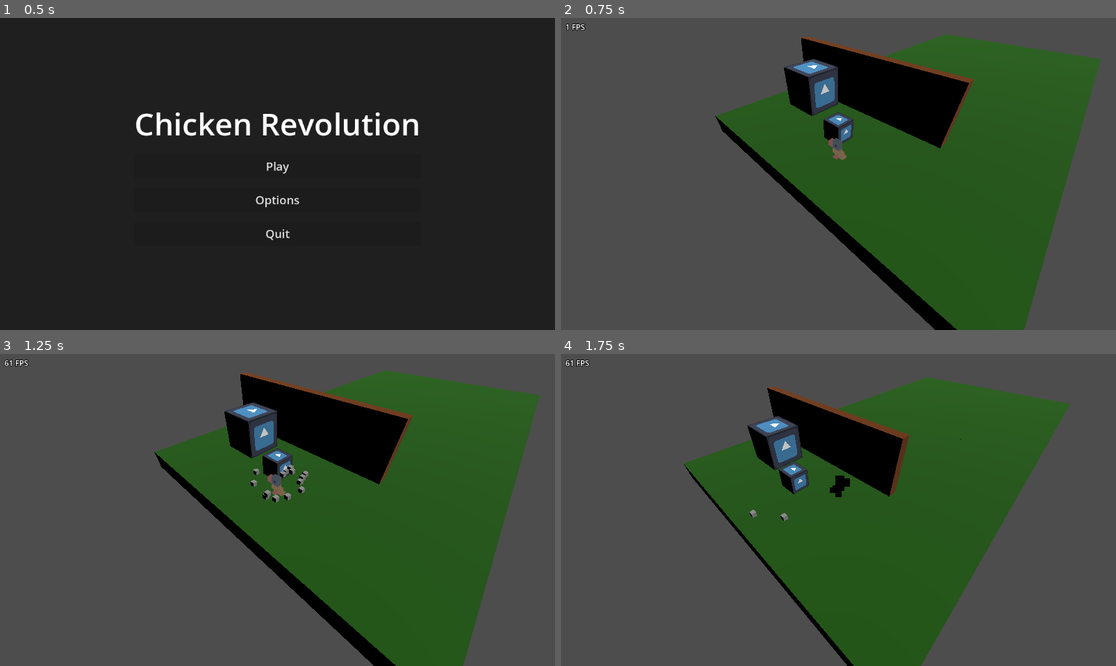
Above: before the commit, frames 1-4 (two rows, left to right).
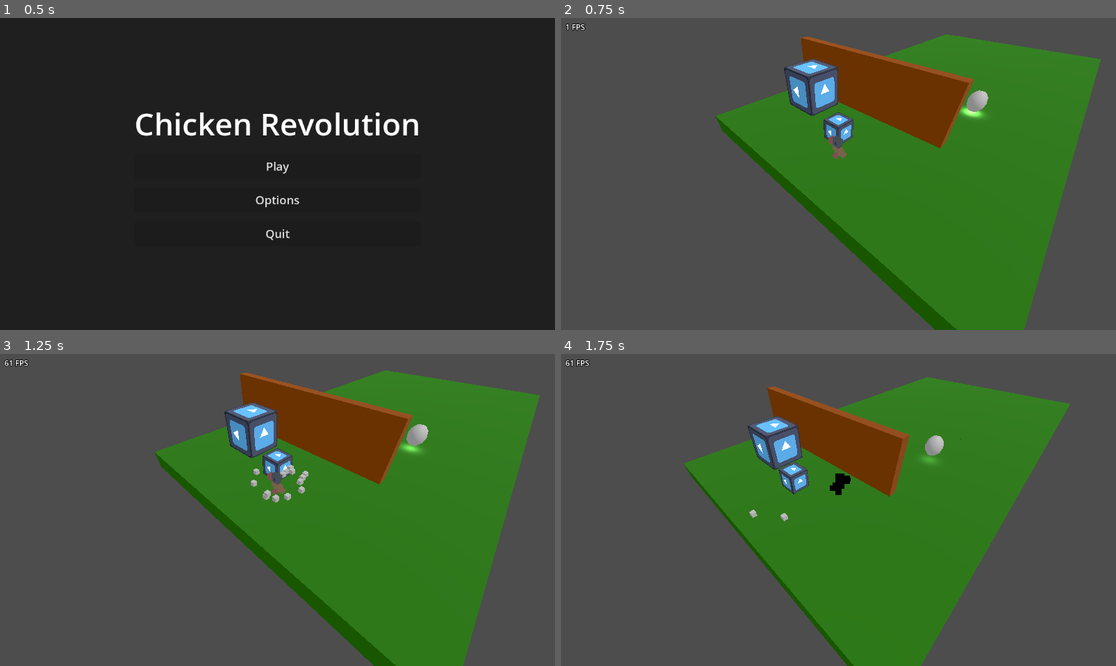
Above: after the commit, the same moments.

Repository: williammartinek22/Chicken-Revolution
Game: Godot game, scene res://MainMenu.tscn
Two runs of this game, one before a commit and one after it. Both use one fixed random seed, a clock stepped at 60 frames per second and the inputs below. The engine's default icon, where the game draws it, is replaced by a stand-in: a white triangle on a blue panel in a dark square.
Inputs:
- Up to frame 1 (0.5 s): no input
- Up to frame 2 (0.75 s): click "Play" at 0.5 s
- Up to frame 3 (1.25 s): no input
- Up to frame 4 (1.75 s): tap Enter at 1.25 s; hold D (ui_right) from 1.28 s (still down); hold Ctrl from 1.28 s (still down); tap Space (ui_accept) at 1.52 s

Frame 1 is identical in both runs. In frame 2, 41% of the frame differs, in the area x 27-98%, y 5-100%; in frame 3, 41%; in frame 4, 37%.

Commit message:
Added interactable egg, updated lighting

Diff:
--- a/CharacterController.gd
+++ b/CharacterController.gd
@@ -89,3 +89,6 @@
 	# Look in the direction it is moving
 	if has_node("PlayerOrigin"):
 		$PlayerOrigin.rotation.y = lerp_angle($PlayerOrigin.rotation.y, atan2(-lastDirection.x, -lastDirection.z), delta * 20)
+
+func obtain_egg():
+	print("Egg obtained!")
--- a/PauseMenu.gd
+++ b/PauseMenu.gd
@@ -4,7 +4,7 @@
 
 func _ready():
 	print("PauseMenu ready - Starting setup")
-	process_mode = Node.PROCESS_MODE_WHEN_PAUSED
+	#process_mode = Node.PROCESS_MODE_WHEN_PAUSED
 	$Control.hide()
 	is_paused = false
 	print("PauseMenu setup complete")
--- /dev/null
+++ b/egg.gd
@@ -0,0 +1,6 @@
+extends Area3D
+
+func _on_body_entered(body: Node3D) -> void:
+	if body.name == "Player":
+			body.obtain_egg()
+			queue_free()
--- a/project.godot
+++ b/project.godot
@@ -48,6 +48,11 @@
 }
 pause={
 "deadzone": 0.5,
-"events": [Object(InputEventKey,"resource_local_to_scene":fa …(125 unchanged characters)… ":false,"pressed":false,"keycode":4194305,"physical_keycode":4194305,"key_label":4194305,"unicode":0,"echo":false,"script":null)
+"events": [Object(InputEventKey,"resource_local_to_scene":fa …(125 unchanged characters)… ":false,"pressed":false,"keycode":4194306,"physical_keycode":0,"key_label":0,"unicode":0,"location":0,"echo":false,"script":null)
 ]
 }
+
+[rendering]
+
+renderer/rendering_method="gl_compatibility"
+renderer/rendering_method.mobile="gl_compatibility"
--- a/test.tscn
+++ b/test.tscn
@@ -1,10 +1,12 @@
-[gd_scene load_steps=19 format=3 uid="uid://ssk7yox0b3d8"]
+[gd_scene load_steps=24 format=3 uid="uid://ssk7yox0b3d8"]
 
 [ext_resource type="Texture2D" uid="uid://dsdim4tb0ned1" path="res://icon.svg" id="1_abspe"]
 [ext_resource type="Script" path="res://Isometric_Camera.gd" id="2_gx15l"]
 [ext_resource type="Script" path="res://CharacterController.gd" id="3_sgdm3"]
 [ext_resource type="PackedScene" uid="uid://bnbo0qjw4dg5u" path="res://game/player/chicken_1.gltf" id="4_s0qe2"]
 [ext_resource type="Script" path="res://FPS_counter.gd" id="5_ewcrj"]
+[ext_resource type="PackedScene" uid="uid://bluldnvxtyocv" path="res://PauseMenu.tscn" id="6_du12h"]
+[ext_resource type="Script" path="res://egg.gd" id="7_jih3g"]
 
 [sub_resource type="BoxShape3D" id="BoxShape3D_pve6w"]
 size = Vector3(15, 1, 15)
@@ -37,14 +39,8 @@
 
 [sub_resource type="ButtonGroup" id="ButtonGroup_ttqqm"]
 
-[sub_resource type="CapsuleShape3D" id="CapsuleShape3D_rqxx4"]
-radius = 0.001
-height = 0.002
-
-[sub_resource type="StandardMaterial3D" id="StandardMaterial3D_mgcn2"]
-albedo_color = Color(1, 0.329412, 0.992157, 1)
-albedo_texture = ExtResource("1_abspe")
-albedo_texture_msdf = true
+[sub_resource type="BoxShape3D" id="BoxShape3D_nhxi0"]
+size = Vector3(0.8, 0.8, 0.8)
 
 [sub_resource type="ParticleProcessMaterial" id="ParticleProcessMaterial_fumi6"]
 emission_shape_offset = Vector3(0, -0.2, 0)
@@ -68,8 +64,55 @@
 
 [sub_resource type="BoxMesh" id="BoxMesh_4mqb6"]
 
-[sub_resource type="BoxShape3D" id="BoxShape3D_nhxi0"]
-size = Vector3(0.8, 0.8, 0.8)
+[sub_resource type="SphereShape3D" id="SphereShape3D_syu7g"]
+
+[sub_resource type="Animation" id="Animation_6kd0e"]
+resource_name = "egg_animation"
+loop_mode = 1
+tracks/0/type = "value"
+tracks/0/imported = false
+tracks/0/enabled = true
+tracks/0/path = NodePath("CSGSphere3D:position")
+tracks/0/interp = 1
+tracks/0/loop_wrap = true
+tracks/0/keys = {
+"times": PackedFloat32Array(0, 0.5, 0.966667),
+"transitions": PackedFloat32Array(1, 1, 1),
+"update": 0,
+"values": [Vector3(0, 0, 0), Vector3(0, 0.387679, 0), Vector3(0, 0, 0)]
+}
+tracks/1/type = "position_3d"
+tracks/1/imported = false
+tracks/1/enabled = true
+tracks/1/path = NodePath("OmniLight3D")
+tracks/1/interp = 1
+tracks/1/loop_wrap = true
+tracks/1/keys = PackedFloat32Array(0.0105691, 1, 0, 0, 0, 0.510569, 1, 0, 0.387679, 0, 0.977236, 1, 0, 0, 0)
+
+[sub_resource type="Animation" id="Animation_34oew"]
+length = 0.001
+tracks/0/type = "value"
+tracks/0/imported = false
+tracks/0/enabled = true
+tracks/0/path = NodePath("CSGSphere3D:position")
+tracks/0/interp = 1
+tracks/0/loop_wrap = true
+tracks/0/keys = {
+"times": PackedFloat32Array(0),
+"transitions": PackedFloat32Array(1),
+"update": 0,
+"values": [Vector3(0, 0, 0)]
+}
+
+[sub_resource type="AnimationLibrary" id="AnimationLibrary_unkjs"]
+_data = {
+"RESET": SubResource("Animation_34oew"),
+"egg_animation": SubResource("Animation_6kd0e")
+}
+
+[sub_resource type="Environment" id="Environment_tkhwu"]
+ambient_light_source = 3
+ambient_light_color = Color(1, 1, 1, 1)
 
 [node name="Test" type="Node3D"]
 
@@ -127,10 +170,12 @@
 material = SubResource("StandardMaterial3D_gppt0")
 
 [node name="Pivot" type="Node3D" parent="."]
+visible = false
 script = ExtResource("2_gx15l")
 
 [node name="Camera3D" type="Camera3D" parent="Pivot"]
 transform = Transform3D(0.707107, 0.5, -0.5, 0, 0.707107, 0.707107, 0.707107, -0.5, 0.5, -5, 5, 5)
+visible = false
 
 [node name="Control" type="Control" parent="Pivot"]
 visible = false
@@ -162,19 +207,18 @@
 transform = Transform3D(1, 0, 0, 0, 0.508681, 0.860955, 0, -0.860955, 0.508681, 0, 18.2237, 13.5717)
 
 [node name="Player" type="CharacterBody3D" parent="."]
-transform = Transform3D(1, 0, 0, 0, 1, 0, 0, 0, 1, -3, 0.5, 1)
-visible = false
+transform = Transform3D(1, 0, 0, 0, 1, 0, 0, 0, 1, -5, 0.5, 0)
 script = ExtResource("3_sgdm3")
 
 [node name="CollisionShape3D" type="CollisionShape3D" parent="Player"]
-shape = SubResource("CapsuleShape3D_rqxx4")
-
-[node name="CSGCylinder3D" type="CSGCylinder3D" parent="Player"]
-material = SubResource("StandardMaterial3D_mgcn2")
-
-[node name="Camera3D" type="Camera3D" parent="Player"]
-transform = Transform3D(0.707107, 0.5, -0.5, 0, 0.707107, 0.707107, 0.707107, -0.5, 0.5, -5, 5, 5)
-current = true
+transform = Transform3D(1, 0, 0, 0, 1, 0, 0, 0, 1, 0, -0.5, 0)
+shape = SubResource("BoxShape3D_nhxi0")
+
+[node name="PlayerOrigin" type="Node3D" parent="Player"]
+transform = Transform3D(1, 0, 0, 0, 1, 0, 0, 0, 1, 0, -1, 0)
+
+[node name="chicken_1" parent="Player/PlayerOrigin" instance=ExtResource("4_s0qe2")]
+transform = Transform3D(0.125, 0, 0, 0, 0.125, 0, 0, 0, 0.125, -0.5, 0.12263, -0.5)
 
 [node name="GPUParticles3D" type="GPUParticles3D" parent="Player"]
 transform = Transform3D(-1, 8.74228e-08, 0, -8.74228e-08, -1, 0, 0, 0, 1, 0, -0.97, 0)
@@ -187,32 +231,7 @@
 process_material = SubResource("ParticleProcessMaterial_fumi6")
 draw_pass_1 = SubResource("BoxMesh_4mqb6")
 
-[node name="Player2" type="CharacterBody3D" parent="."]
-transform = Transform3D(1, 0, 0, 0, 1, 0, 0, 0, 1, -5, 0.5, 0)
-script = ExtResource("3_sgdm3")
-
-[node name="CollisionShape3D" type="CollisionShape3D" parent="Player2"]
-transform = Transform3D(1, 0, 0, 0, 1, 0, 0, 0, 1, 0, -0.5, 0)
-shape = SubResource("BoxShape3D_nhxi0")
-
-[node name="PlayerOrigin" type="Node3D" parent="Player2"]
-transform = Transform3D(1, 0, 0, 0, 1, 0, 0, 0, 1, 0, -1, 0)
-
-[node name="chicken_1" parent="Player2/PlayerOrigin" instance=ExtResource("4_s0qe2")]
-transform = Transform3D(0.125, 0, 0, 0, 0.125, 0, 0, 0, 0.125, -0.5, 0, -0.5)
-
-[node name="GPUParticles3D" type="GPUParticles3D" parent="Player2"]
-transform = Transform3D(-1, 8.74228e-08, 0, -8.74228e-08, -1, 0, 0, 0, 1, 0, -0.97, 0)
-emitting = false
-amount = 16
-lifetime = 0.8
-one_shot = true
-explosiveness = 0.7
-randomness = 1.0
-process_material = SubResource("ParticleProcessMaterial_fumi6")
-draw_pass_1 = SubResource("BoxMesh_4mqb6")
-
-[node name="Camera3D" type="Camera3D" parent="Player2"]
+[node name="Camera3D" type="Camera3D" parent="Player"]
 transform = Transform3D(0.707107, 0.5, -0.5, 0, 0.707107, 0.707107, 0.707107, -0.5, 0.5, -5, 5, 5)
 current = true
 
@@ -226,9 +245,37 @@
 layout_mode = 0
 offset_left = 9.0
 offset_top = 7.0
-offset_right = 86.0
+offset_right = 393.0
 offset_bottom = 47.0
 theme_override_colors/font_outline_color = Color(0, 0, 0, 1)
 theme_override_constants/outline_size = 5
 text = "0 FPS"
 script = ExtResource("5_ewcrj")
+
+[node name="PauseMenu" parent="." instance=ExtResource("6_du12h")]
+
+[node name="Egg" type="Area3D" parent="."]
+transform = Transform3D(1, 0, 0, 0, 1, 0, 0, 0, 1, 3.34846, 0.129496, 2.73681)
+script = ExtResource("7_jih3g")
+
+[node name="CSGSphere3D" type="CSGSphere3D" parent="Egg"]
+transform = Transform3D(1, 0, 0, 0, 1.17932, 0, 0, 0, 1, 0, 0, 0)
+
+[node name="CollisionShape3D" type="CollisionShape3D" parent="Egg"]
+shape = SubResource("SphereShape3D_syu7g")
+
+[node name="OmniLight3D" type="OmniLight3D" parent="Egg"]
+omni_range = 2.838
+omni_attenuation = 8.048
+
+[node name="AnimationPlayer" type="AnimationPlayer" parent="Egg"]
+libraries = {
+"": SubResource("AnimationLibrary_unkjs")
+}
+autoplay = "egg_animation"
+speed_scale = 0.325
+
+[node name="WorldEnvironment" type="WorldEnvironment" parent="."]
+environment = SubResource("Environment_tkhwu")
+
+[connection signal="body_entered" from="Egg" to="Egg" method="_on_body_entered"]
Not shown: 2 places in game/map/mesh_library.tres that only renumber resources
